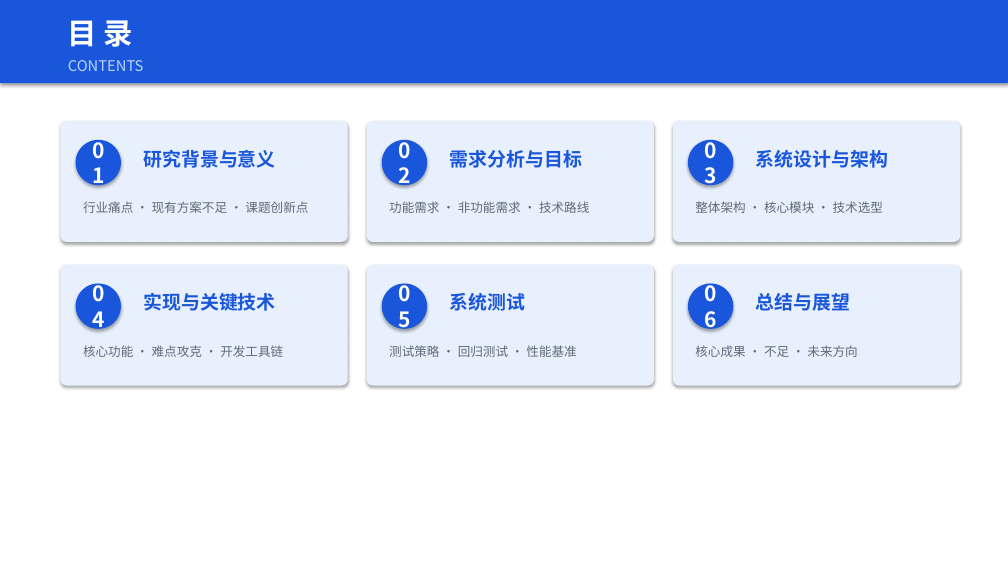
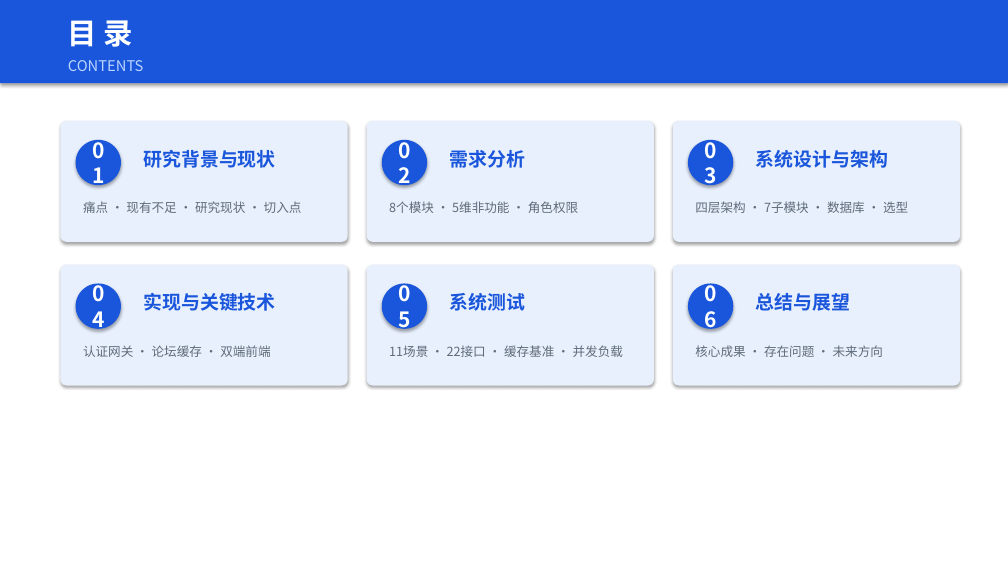
Before and after one commit to Wkjlovec/graduation_project_zhuang, a slide deck: slide 2 of docs/毕业答辩PPT.pptx. Drawn at 1008x567 pixels with LibreOffice and Linux fonts; fonts in the diff are those of the drawing. Boxes give left, top, right and bottom in pixels: in the first picture for what was removed or moved away, otherwise in the second. Text is boxed around its words. In the diff, an @@ line names an element or a change of style, - is before the commit and + after.

```diff
--- a/docs/毕业答辩PPT.pptx
+++ b/docs/毕业答辩PPT.pptx
@@ text at (x1=143, y1=150, x2=275, y2=168): text changed @@
-研究背景与意义
+研究背景与现状
@@ text at (x1=450, y1=150, x2=526, y2=168): text changed @@
-需求分析与目标
+需求分析
@@ text at (x1=83, y1=201, x2=302, y2=213): text changed @@
-行业痛点 · 现有方案不足 · 课题创新点
+痛点 · 现有不足 · 研究现状 · 切入点
@@ text at (x1=389, y1=201, x2=578, y2=213): text changed @@
-功能需求 · 非功能需求 · 技术路线
+8个模块 · 5维非功能 · 角色权限
@@ text at (x1=695, y1=201, x2=908, y2=213): text changed @@
-整体架构 · 核心模块 · 技术选型
+四层架构 · 7子模块 · 数据库 · 选型
@@ text at (x1=83, y1=345, x2=270, y2=357): text changed @@
-核心功能 · 难点攻克 · 开发工具链
+认证网关 · 论坛缓存 · 双端前端
@@ text at (x1=389, y1=345, x2=623, y2=357): text changed @@
-测试策略 · 回归测试 · 性能基准
+11场景 · 22接口 · 缓存基准 · 并发负载
@@ text at (x1=695, y1=345, x2=883, y2=357): text changed @@
-核心成果 · 不足 · 未来方向
+核心成果 · 存在问题 · 未来方向
```
Also in this commit, not shown: 7 other slides changed, 2 slides added, 1 other file.
